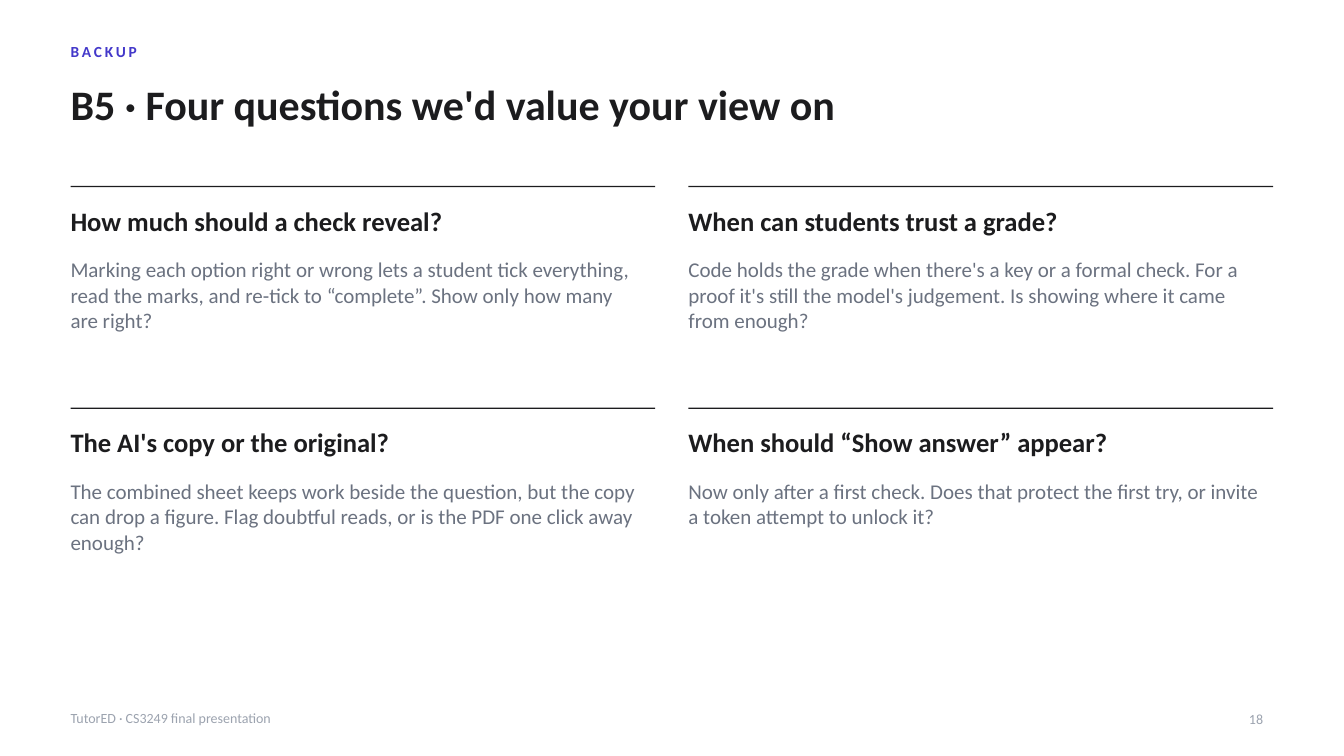
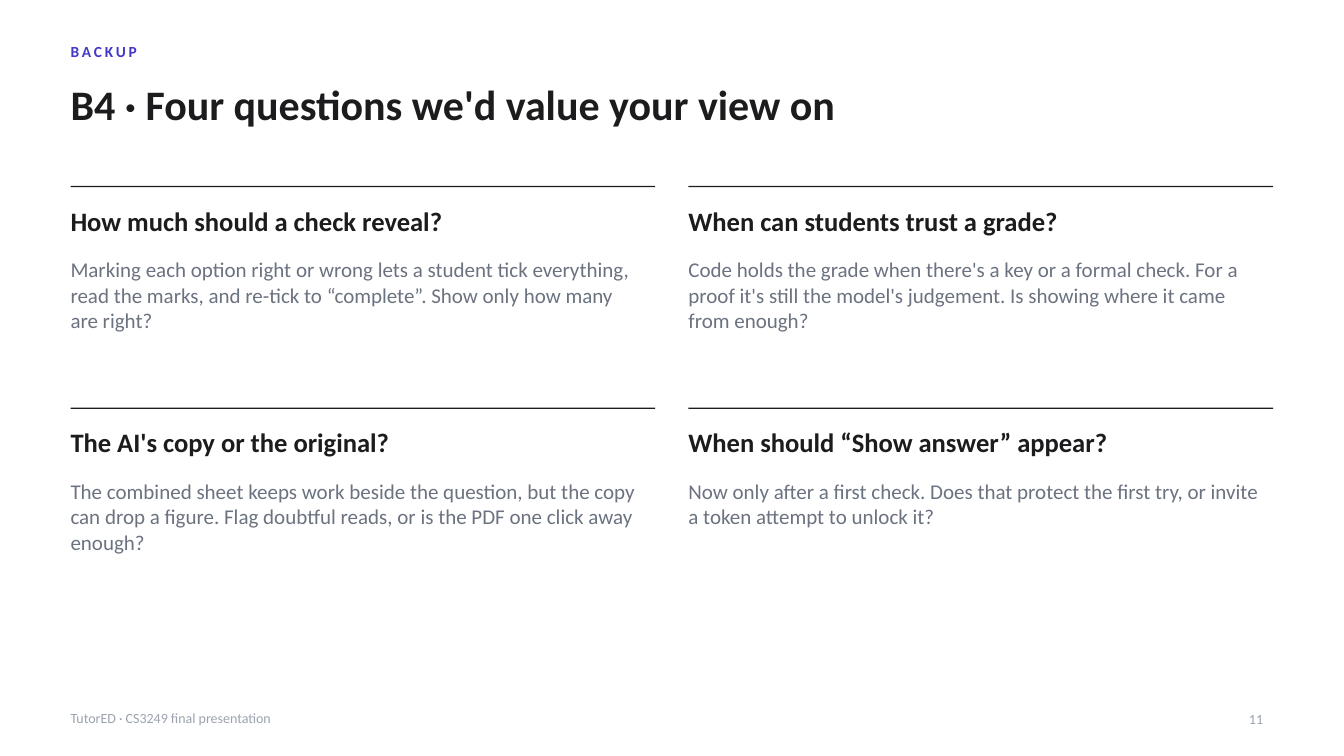
Before and after one commit to lucasisnotcool/ChatterED, a slide deck: slide 11 of docs/group/final-presentation/UserStudy_Lucas.pptx (slide 18 before the commit). Drawn at 1344x756 pixels with LibreOffice and Linux fonts; fonts in the diff are those of the drawing. Boxes give left, top, right and bottom in pixels: in the first picture for what was removed or moved away, otherwise in the second. Text is boxed around its words. In the diff, an @@ line names an element or a change of style, - is before the commit and + after.

```diff
--- a/docs/group/final-presentation/UserStudy_Lucas.pptx
+++ b/docs/group/final-presentation/UserStudy_Lucas.pptx
@@ title at <box>71,90,835,127</box>: text changed @@
-B5 · Four questions we'd value your view on
+B4 · Four questions we'd value your view on
@@ page number at <box>1249,715,1263,724</box>: text changed @@
-18
+11
```
Also in this commit, not shown: 6 other slides changed, 2 slides added, 9 slides removed.
